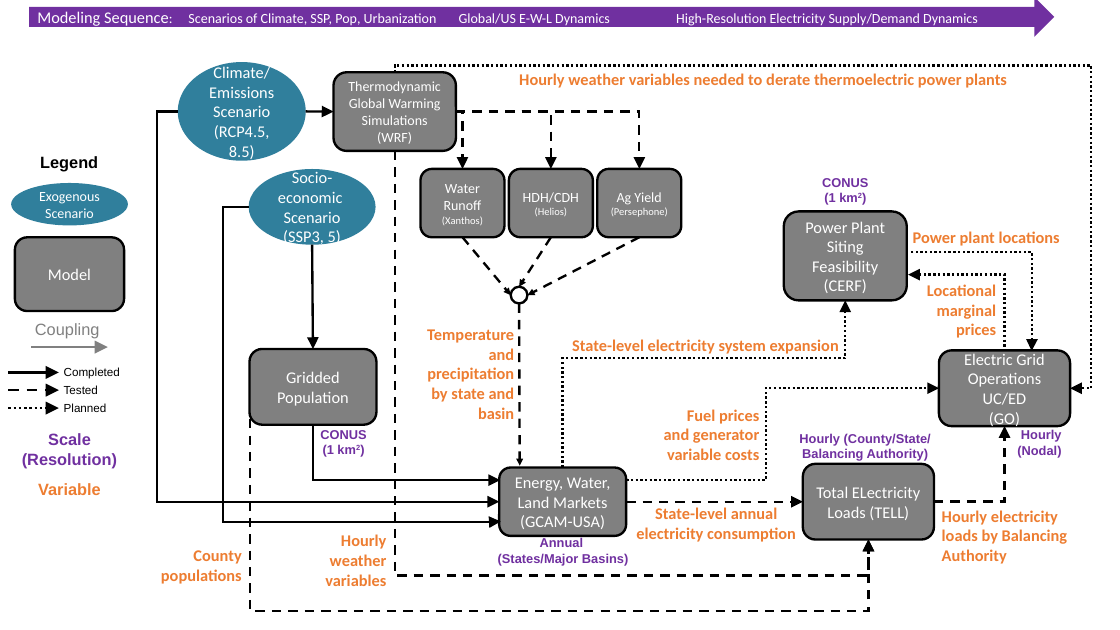
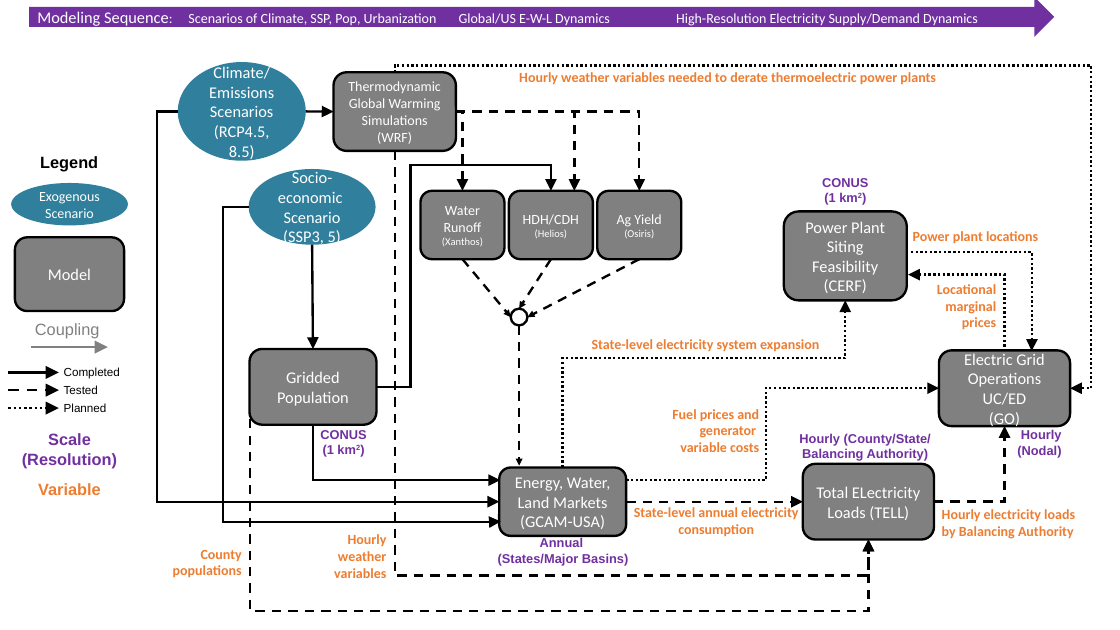
Before and after one commit to IMMM-SFA/im3components, a slide deck: slide 1 of experiment_diagrams/Experiment_B-N6_Interconnect/experiment-B-N6_interconnect.pptx. Drawn at 1120x630 pixels with LibreOffice and Linux fonts; fonts in the diff are those of the drawing. Boxes give left, top, right and bottom in pixels: in the first picture for what was removed or moved away, otherwise in the second. Text is boxed around its words. In the diff, an @@ line names an element or a change of style, - is before the commit and + after.

```diff
--- a/experiment_diagrams/Experiment_B-N6_Interconnect/experiment-B-N6_interconnect.pptx
+++ b/experiment_diagrams/Experiment_B-N6_Interconnect/experiment-B-N6_interconnect.pptx
@@ text in ellipse at (209, 87, 274, 117): text changed @@
-Emissions Scenario
+Emissions Scenarios
@@ elbow arrow moved from (456, 112) - (639, 169) to (456, 112) - (639, 191) @@
@@ elbow arrow moved from (456, 112) - (463, 169) to (456, 112) - (463, 191) @@
@@ elbow arrow moved from (456, 112) - (551, 169) to (456, 112) - (575, 191) @@
@@ elbow arrow added from (376, 387) to (551, 191), #000000 2 pt @@
@@ 3 rounded rectangles, 1 ellipse: place and size @@
-3 rounded rectangles, 1 ellipse at (421, 169, 681, 303)
+3 rounded rectangles, 1 ellipse at (421, 191, 681, 325)
@@ text in rounded rectangle at (624, 229, 654, 238): text changed @@
-(Persephone)
+(Osiris)
@@ 3 arrows: place and size @@
-3 arrows at (463, 237, 639, 295)
+3 arrows at (463, 260, 639, 317)
@@ text removed at (427, 329, 515, 419) @@
-Temperature and precipitation by state and basin
@@ arrow moved from (519, 303) - (520, 465) to (519, 325) - (519, 465) @@
@@ size 14 to 12 pt in 9 elements at (519, 72, 936, 85), (592, 339, 819, 351), (913, 231, 1038, 244), (634, 505, 798, 537), (173, 550, 242, 578), (672, 409, 759, 452), (937, 284, 996, 330), (334, 534, 387, 578), (942, 509, 1075, 539) @@
```
Also in this commit, not shown: 1 other file.
